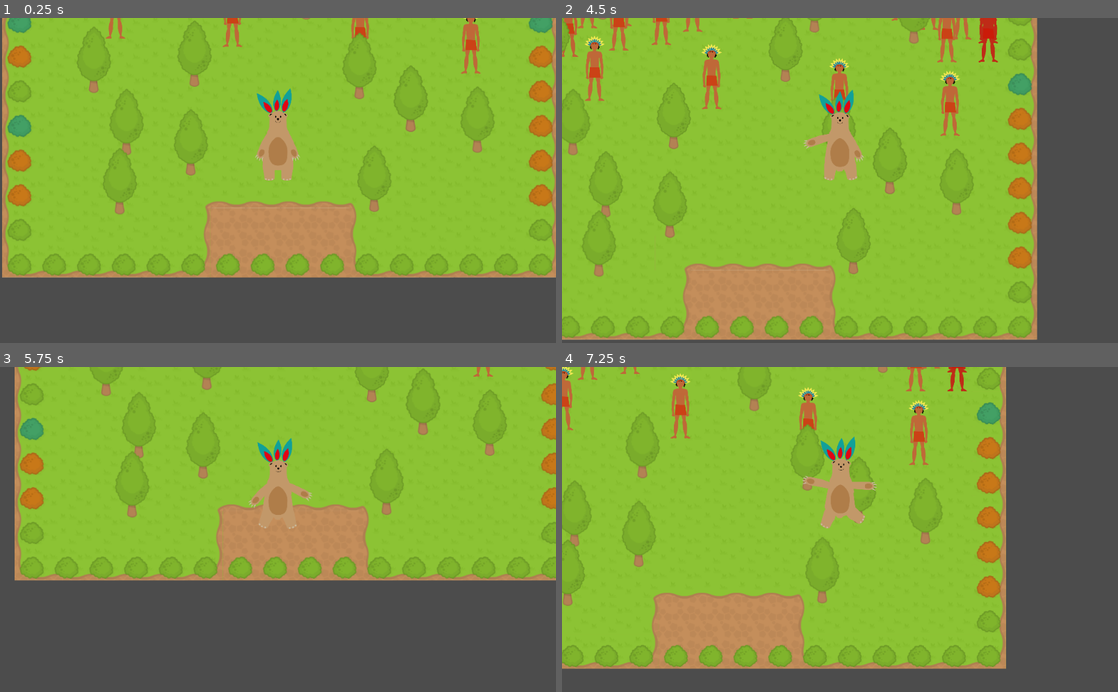
Above: before the commit, frames 1-4 (two rows, left to right).
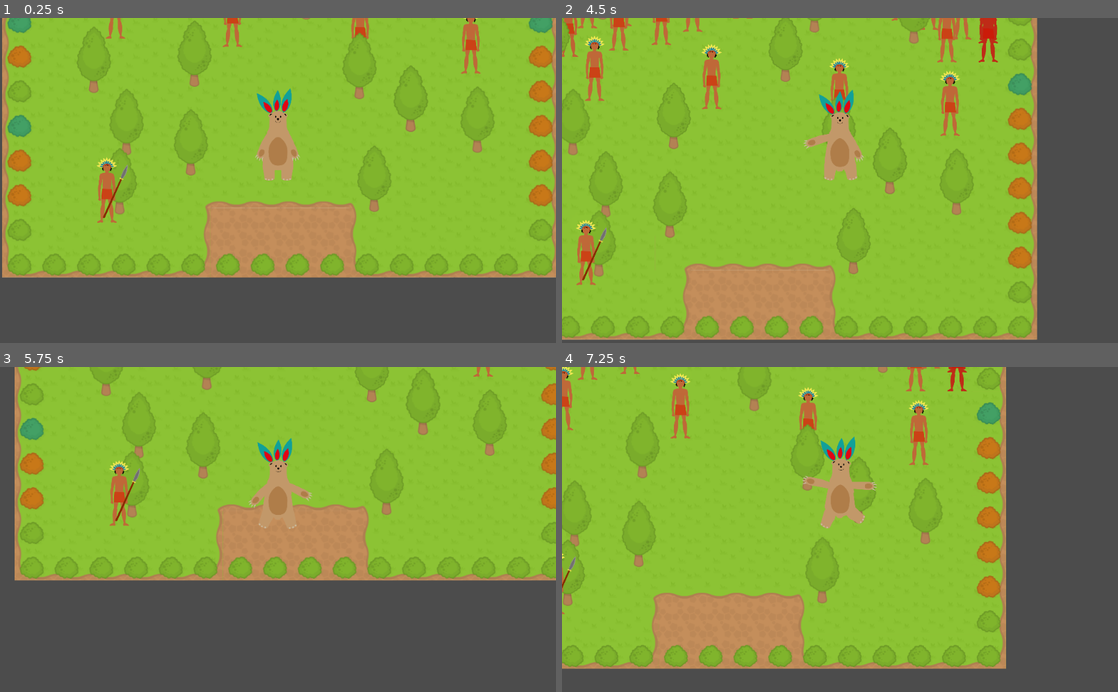
Above: after the commit, the same moments.

Repository: lendroit/welcome_thomas
Game: Godot game, scene res://World.tscn
The game is run twice, just before and just after one commit, with the same random seed, the same clock (stepped at 60 frames per second) and the same inputs.
Inputs:
- Up to frame 1 (0.25 s): no input
- Up to frame 2 (4.5 s): tap Enter (ui_accept) at 0.5, 0.77, 1.52, 3.02, 3.77 s; hold Right (ui_right) 0.53-1.28 s; hold Down (ui_down) 1.28-2.03 s; hold Right (ui_right) 2.03-2.78 s; hold Up (ui_up) 2.78-3.53 s; hold Left (ui_left) from 3.53 s (still down)
- Up to frame 3 (5.75 s): tap Enter (ui_accept) at 4.52 s; release Left (ui_left) at 5.03 s; hold Down (ui_down) from 5.03 s (still down)
- Up to frame 4 (7.25 s): release Down (ui_down) at 5.78 s; hold Right (ui_right) 5.78-6.53 s; tap Enter (ui_accept) at 6.02, 6.77 s; hold Up (ui_up) from 6.53 s (still down)

The runs differ from the first frame. In frame 1, 0.5% of the frame differs, in the area x 17-23%, y 42-64%; in frame 2, 0.5%; in frame 3, 0.5%; in frame 4, less than 0.1%.
Error after the commit: Parse Error: Too few arguments for "throw_spear()" call. Expected at least 1. (res://Mayan/Guard.gd:17)

Commit message:
feature: Guard shoot Spear every 2 seconds

Diff:
--- a/Mayan/GenericMayan.gd
+++ b/Mayan/GenericMayan.gd
@@ -32,6 +32,7 @@
 	else:
 		_run_after_player(state)
 
+
 func _get_distance_to_initial_position(state):
 	distance_to_initial_position = position.distance_to(initial_position)
 	if distance_to_initial_position > furthest_distance_ever:
@@ -64,7 +65,11 @@
 	else:
 		return null
 
-func _run_after_player(state):
+func _get_player_direction():
 	var direction_towards_player = position.direction_to(player.position)
 	direction_towards_player = direction_towards_player.normalized()
+	return direction_towards_player
+
+func _run_after_player(state):
+	var direction_towards_player = _get_player_direction()
 	state.apply_central_impulse(direction_towards_player * SPEED)
--- a/Mayan/Guard.gd
+++ b/Mayan/Guard.gd
@@ -1,4 +1,21 @@
 extends "res://Mayan/GenericMayan.gd"
+
+var Spear = load("res://Mayan/Spear.tscn")
+
+var timer
+
+func _init():
+	timer = Timer.new()
+	add_child(timer)
+	timer.autostart = true
+	randomize()
+	timer.wait_time = 2 + rand_range(-0.5, 0.5)
+	timer.connect("timeout", self, "_timeout")
+
+
+func _timeout():
+	throw_spear()
+	print("Timed out!")
 
 
 func _ready():
@@ -8,4 +25,12 @@
 	MAX_DISTANCE = 3
 	MAX_ANGRINESS_BEFORE_ITS_TOO_LATE = 1.1
 	SPEED = 20
+
+func throw_spear(input):
+	var b = Spear.instance()
+	b.position = self.position
+	print(owner)
+	owner.add_child(b)
+	print("b")
+	print(b.position)
 	pass
--- a/Mayan/Spear.gd
+++ b/Mayan/Spear.gd
@@ -2,11 +2,13 @@
 
 var speed = 750
 
+
 func _physics_process(delta):
-	position += transform.x * speed * delta
+	print("I EXIST!!!")
+	print(position)
+	position += Vector2.RIGHT * speed * delta
 
 func _on_Bullet_body_entered(body):
 	if body.is_in_group("mobs"):
 		print("YOLO")
 	print("YOLO")
-	queue_free()
--- a/World.gd
+++ b/World.gd
@@ -39,12 +39,10 @@
 
 func _body_entered_drop_zone(body):
 	if(body == player):
-		print("This is the player")
 		player.has_entered_drop_area()
 
 func _player_won():
 	playerWonLabel.visible = true
-	print("player won")
 
 func _restart_game():
 	get_tree().reload_current_scene()
--- a/World.tscn
+++ b/World.tscn
@@ -323,6 +323,9 @@
 [node name="Guard2" parent="Mayans" instance=ExtResource( 8 )]
 position = Vector2( 298.816, 270.843 )
 
+[node name="Guard3" parent="Mayans" instance=ExtResource( 8 )]
+position = Vector2( 197.615, 1109.16 )
+
 [node name="WorldEnvironment" type="WorldEnvironment" parent="."]
 environment = SubResource( 1 )
 
